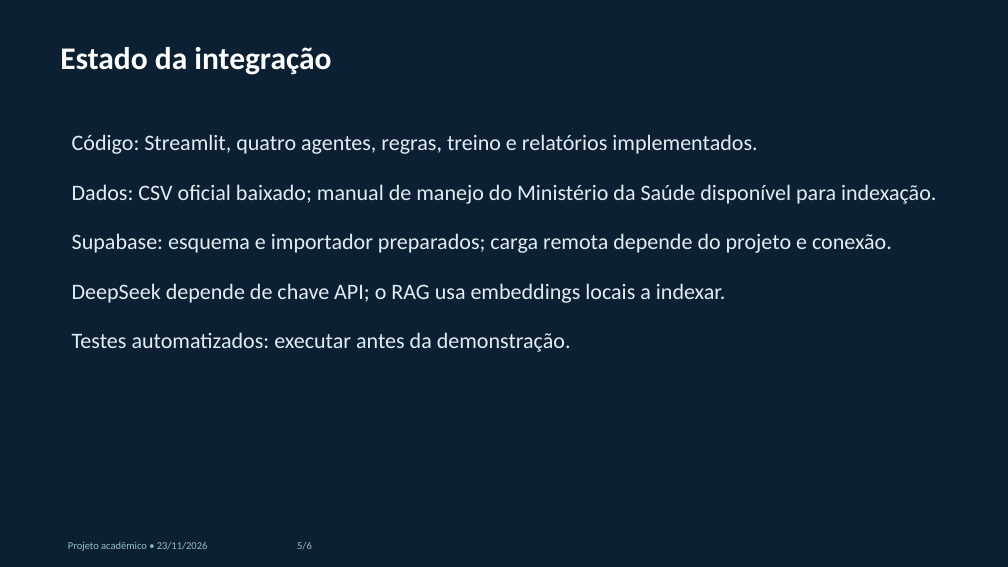
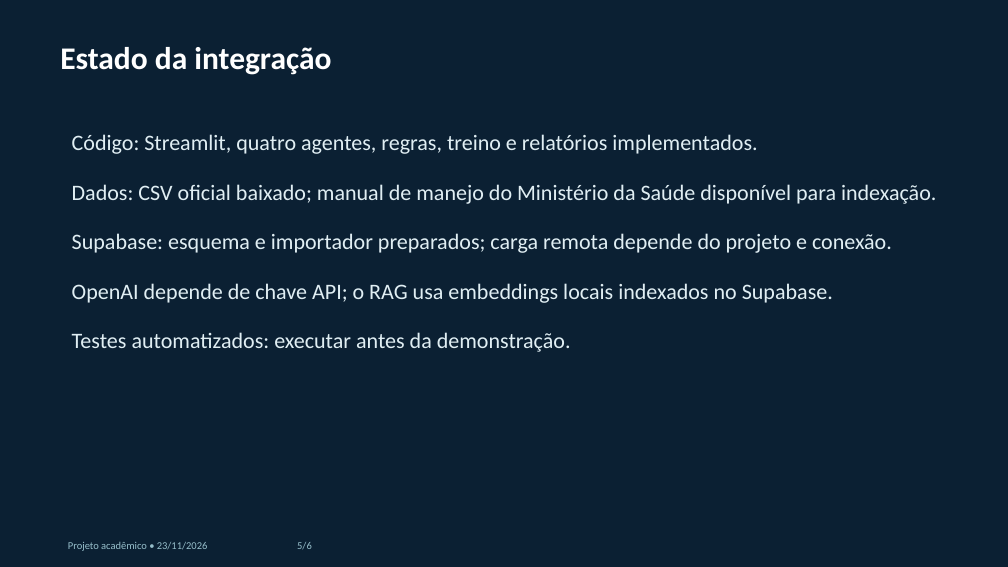
Before and after one commit to raphaobdd/topicos, a slide deck: slide 5 of apresentacao/sistema_dengue_atualizado.pptx. Drawn at 1008x567 pixels with LibreOffice and Linux fonts; fonts in the diff are those of the drawing. Boxes give left, top, right and bottom in pixels: in the first picture for what was removed or moved away, otherwise in the second. Text is boxed around its words. In the diff, an @@ line names an element or a change of style, - is before the commit and + after.

```diff
--- a/apresentacao/sistema_dengue_atualizado.pptx
+++ b/apresentacao/sistema_dengue_atualizado.pptx
@@ text at (72, 283, 833, 303): text changed @@
-DeepSeek depende de chave API; o RAG usa embeddings locais a indexar.
+OpenAI depende de chave API; o RAG usa embeddings locais indexados no Supabase.
```
Also in this commit, not shown: 1 other slide changed, 27 other files.
